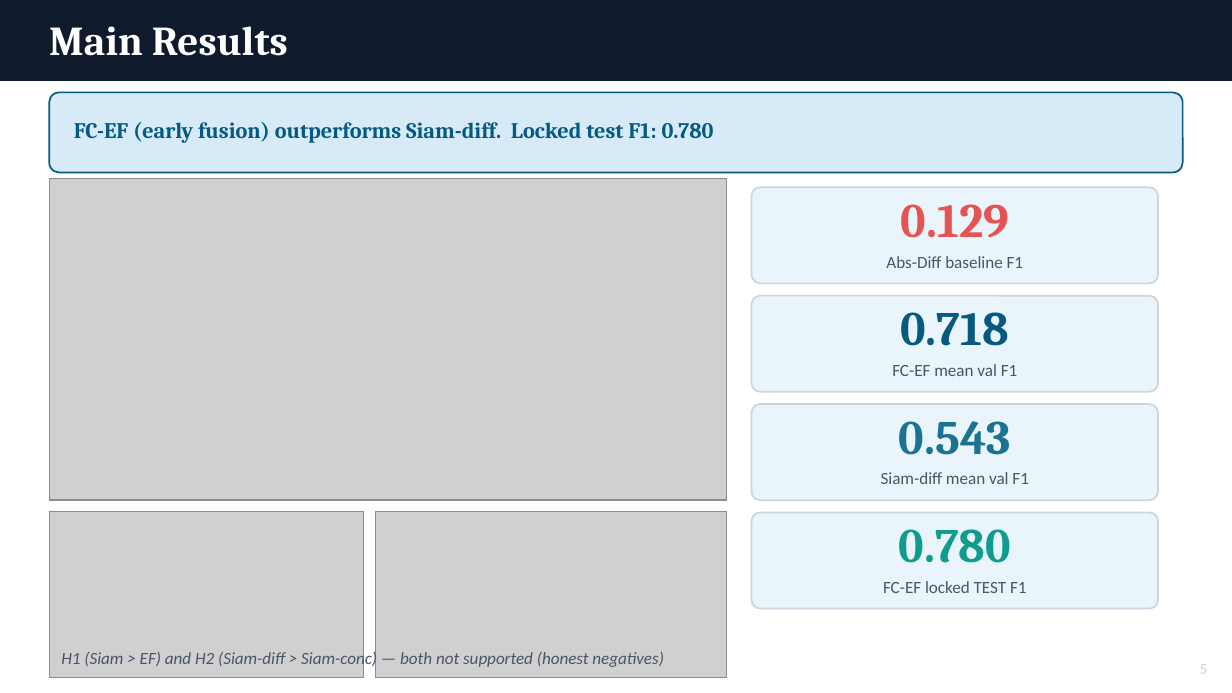
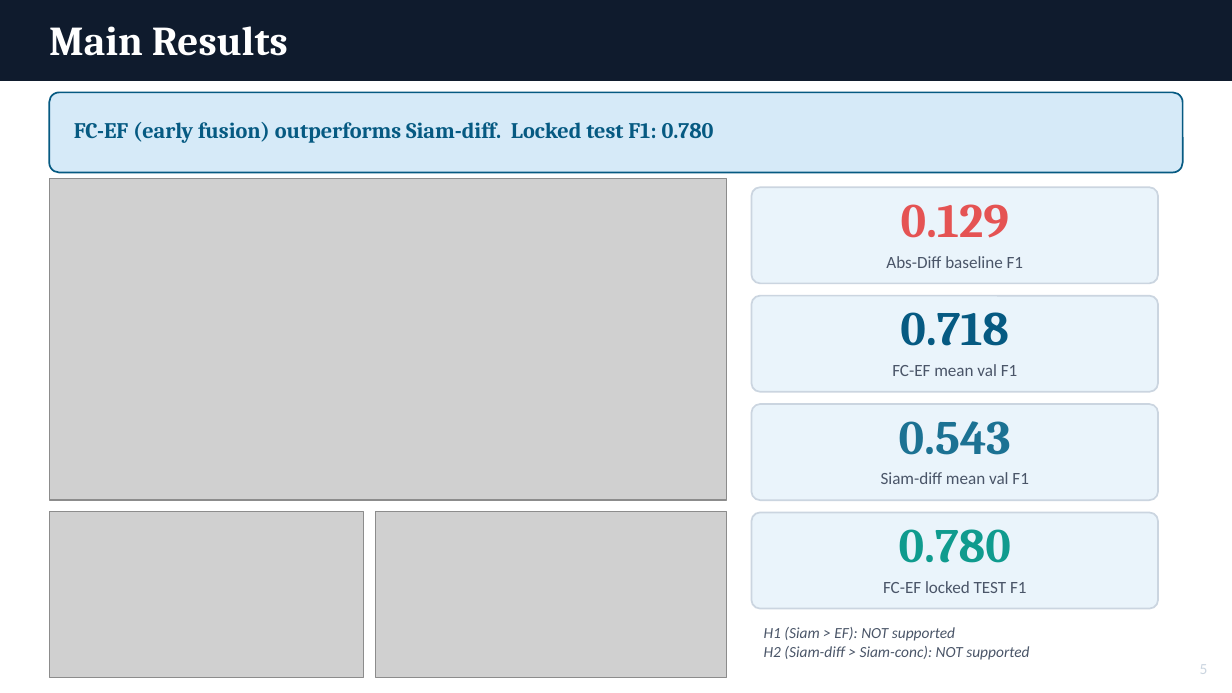
Before and after one commit to danwaseem/levir-change-detection, a slide deck: slide 6 of presentation/LEVIR_Change_Detection_DATA255.pptx. Drawn at 1232x693 pixels with LibreOffice and Linux fonts; fonts in the diff are those of the drawing; grey boxes stand for pictures. Boxes give left, top, right and bottom in pixels: in the first picture for what was removed or moved away, otherwise in the second. Text is boxed around its words. In the diff, an @@ line names an element or a change of style, - is before the commit and + after.

```diff
--- a/presentation/LEVIR_Change_Detection_DATA255.pptx
+++ b/presentation/LEVIR_Change_Detection_DATA255.pptx
@@ text at (764, 627, 1029, 660): text changed; size 10 to 9 pt @@
-H1 (Siam > EF) and H2 (Siam-diff > Siam-conc) — both not supported (honest negatives)
+H1 (Siam > EF): NOT supported
+H2 (Siam-diff > Siam-conc): NOT supported
```
Also in this commit, not shown: 1 other slide changed.
